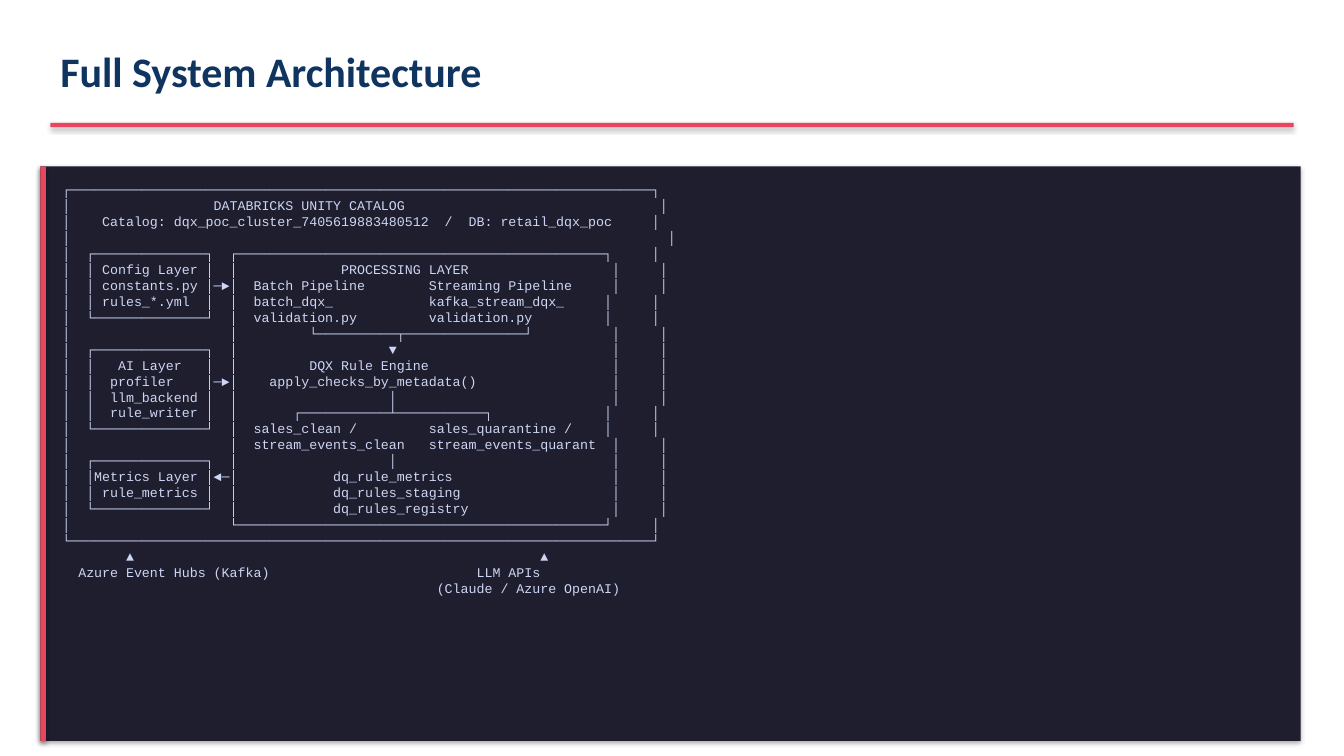
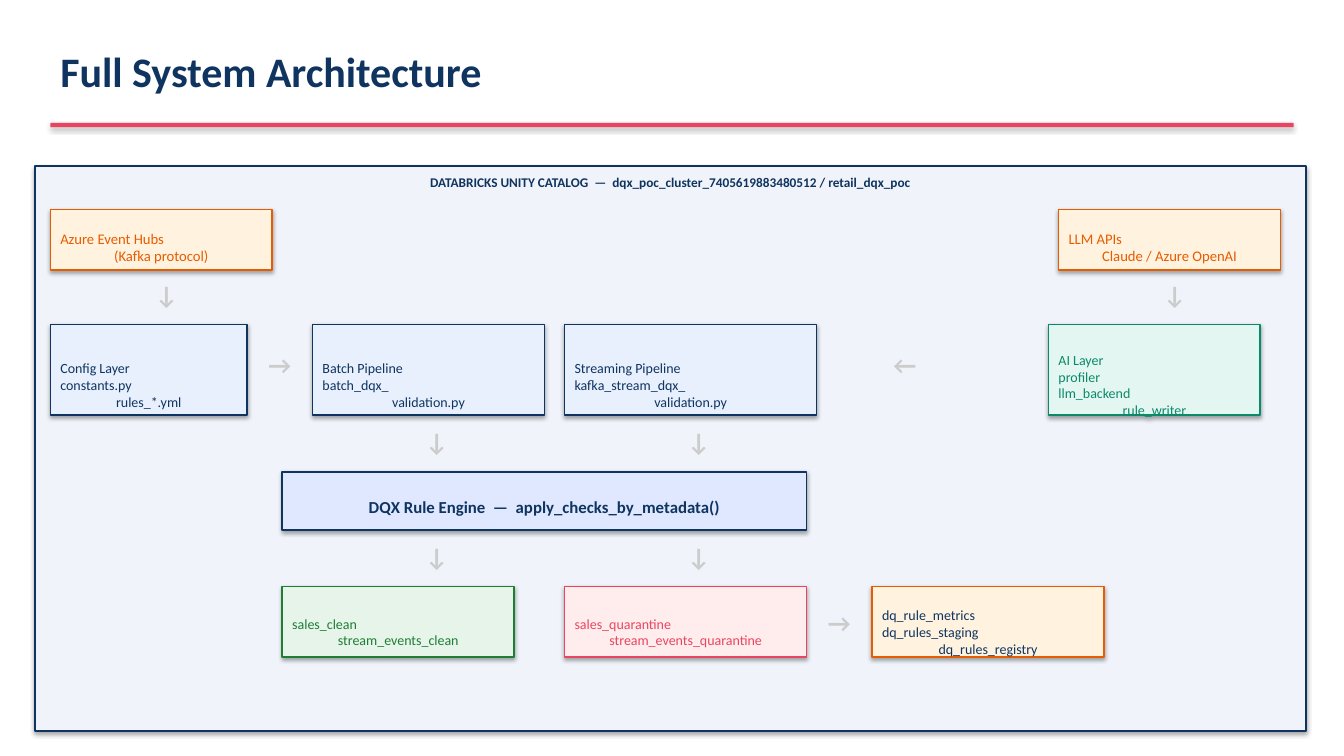
Before and after one commit to ameyadeshmukh-16/databricks-dqx-poc, a slide deck: slide 25 of AI_Infusion_Delivery_Assessment.pptx. Drawn at 1344x756 pixels with LibreOffice and Linux fonts; fonts in the diff are those of the drawing. Boxes give left, top, right and bottom in pixels: in the first picture for what was removed or moved away, otherwise in the second. Text is boxed around its words. In the diff, an @@ line names an element or a change of style, - is before the commit and + after.

```diff
--- a/AI_Infusion_Delivery_Assessment.pptx
+++ b/AI_Infusion_Delivery_Assessment.pptx
@@ rectangle: place and size @@
-rectangle at bbox=[40, 166, 1301, 741]
+rectangle at bbox=[35, 166, 1306, 731]
@@ rectangle at bbox=[35, 166, 1306, 731]: fill #1E1E2E to #F0F4FA; outline none to #0F3460 1.5 pt @@
@@ rectangle removed at bbox=[40, 166, 46, 741] @@
@@ text added at bbox=[430, 177, 910, 189], 9.5 pt, text #0F3460, bold @@
+DATABRICKS UNITY CATALOG — dqx_poc_cluster_7405619883480512 / retail_dqx_poc
@@ text removed at bbox=[78, 201, 620, 596] @@
-┌─────────────────────────────────────────────────────────────────────────┐
-│ DATABRICKS UNITY CATALOG │
-│ Catalog: dqx_poc_cluster_7405619883480512 / DB: retail_dqx_poc │
-│ │
-│ ┌──────────────┐ ┌──────────────────────────────────────────────┐ │
-│ │ Config Layer │ │ PROCESSING LAYER │ │
-│ │ constants.py │─►│ Batch Pipeline Streaming Pipeline │ │
-│ │ rules_*.yml │ │ batch_dqx_ kafka_stream_dqx_ │ │
-│ └──────────────┘ │ validation.py validation.py │ │
-│ │ └──────────┬───────────────┘ │ │
-│ ┌──────────────┐ │ ▼ │ │
-│ │ AI Layer │ │ DQX Rule Engine │ │
-│ │ profiler │─►│ apply_checks_by_metadata() │ │
-│ │ llm_backend │ │ │ │ │
-│ │ rule_writer │ │ ┌───────────┴───────────┐ │ │
-│ └──────────────┘ │ sales_clean / sales_quarantine / │ │
-│ │ stream_events_clean stream_events_quarant │ │
-│ ┌──────────────┐ │ │ │ │
-│ │Metrics Layer │◄─│ dq_rule_metrics │ │
-│ │ rule_metrics │ │ dq_rules_staging │ │
-│ └──────────────┘ │ dq_rules_registry │ │
-│ └──────────────────────────────────────────────┘ │
-└─────────────────────────────────────────────────────────────────────────┘
-▲ ▲
-Azure Event Hubs (Kafka) LLM APIs
-(Claude / Azure OpenAI)
@@ rectangle added at bbox=[50, 210, 272, 270], fill #FFF3E0, outline #E65C00 1.2 pt, 10.5 pt, text #E65C00 @@
+Azure Event Hubs
+(Kafka protocol)
@@ rectangle added at bbox=[1059, 210, 1280, 270], fill #FFF3E0, outline #E65C00 1.2 pt, 10.5 pt, text #E65C00 @@
+LLM APIs
+Claude / Azure OpenAI
@@ text added at bbox=[145, 274, 180, 317], 18 pt, text #CCCCCC, bold @@
+↓
@@ text added at bbox=[1153, 274, 1189, 317], 18 pt, text #CCCCCC, bold @@
+↓
@@ rectangle added at bbox=[50, 325, 247, 415], fill #E8F0FE, outline #0F3460 1.2 pt, 10 pt, text #0F3460 @@
+Config Layer
+constants.py
+rules_*.yml
@@ rectangle added at bbox=[313, 325, 544, 415], fill #E8F0FE, outline #0F3460 1.2 pt, 10 pt, text #0F3460 @@
+Batch Pipeline
+batch_dqx_
+validation.py
@@ rectangle added at bbox=[565, 325, 817, 415], fill #E8F0FE, outline #0F3460 1.2 pt, 10 pt, text #0F3460 @@
+Streaming Pipeline
+kafka_stream_dqx_
+validation.py
@@ rectangle added at bbox=[1049, 325, 1260, 415], fill #E4F6F1, outline #0B8A6A 1.2 pt, 10 pt, text #0B8A6A @@
+AI Layer
+profiler
+llm_backend
+rule_writer
@@ text added at bbox=[257, 345, 302, 395], 18 pt, text #CCCCCC, bold @@
+→
@@ text added at bbox=[882, 345, 928, 395], 18 pt, text #CCCCCC, bold @@
+←
@@ text added at bbox=[415, 421, 451, 464], 18 pt, text #CCCCCC, bold @@
+↓
@@ text added at bbox=[678, 421, 713, 464], 18 pt, text #CCCCCC, bold @@
+↓
@@ rectangle added at bbox=[282, 472, 807, 530], fill #E0E8FF, outline #0F3460 1.2 pt, 12 pt, text #0F3460, bold @@
+DQX Rule Engine — apply_checks_by_metadata()
@@ text added at bbox=[415, 536, 451, 579], 18 pt, text #CCCCCC, bold @@
+↓
@@ text added at bbox=[678, 536, 713, 579], 18 pt, text #CCCCCC, bold @@
+↓
@@ rectangle added at bbox=[282, 587, 514, 657], fill #E6F4EA, outline #1E7E34 1.2 pt, 10 pt, text #1E7E34 @@
+sales_clean
+stream_events_clean
@@ rectangle added at bbox=[565, 587, 807, 657], fill #FFEDED, outline #E94560 1.2 pt, 10 pt, text #E94560 @@
+sales_quarantine
+stream_events_quarantine
@@ rectangle added at bbox=[872, 587, 1104, 657], fill #FFF3E0, outline #E65C00 1.2 pt, 10 pt, text #0F3460 @@
+dq_rule_metrics
+dq_rules_staging
+dq_rules_registry
@@ text added at bbox=[817, 603, 862, 653], 18 pt, text #CCCCCC, bold @@
+→
```
Also in this commit, not shown: 4 other slides changed, 1 slide added, 1 slide removed, 1 other file.
